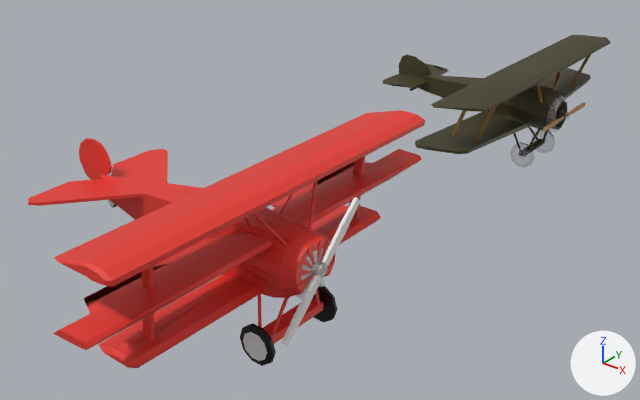
Before and after pictures for a commit that changed the Blender file Custom Assets/camel.blend.
Camera for both pictures: a camera (50 mm lens) standing at (3.86, -8.74, 1.67) and looking at (-1.13, -2.5, -2.2). The axes (+X, +Y, +Z) are drawn at lower right. The lights are the same throughout.
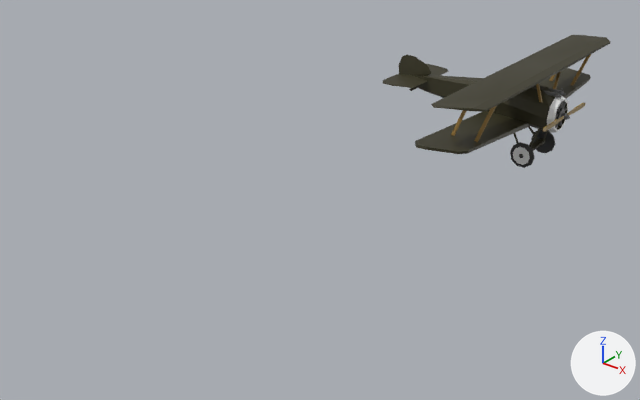
Changed parts and their boxes (x1, y1, x2, y2) in the pictures (640 x 400 px):
'Plane.001', deleted (red): before (28, 110, 425, 368)
    faces in mat_material_008 (red #e7372c): (28, 110, 425, 368)
    faces in mat_material_010 (black #000000): (108, 200, 337, 366)
    faces in mat_material_009 (white #e7e7e7): (109, 200, 325, 361)
'Body', surface changed: (394, 62, 586, 168) in both
'Cylinder', deleted: before (281, 197, 360, 346)

Diff of the bpy script that builds the scene:
```diff
--- a/Custom Assets/camel.blend.py
+++ b/Custom Assets/camel.blend.py
@@ mat_material_001 @@
 mat_material_001.roughness = 0.25
-mat_material_001.alpha = 0.2
@@ mat_material_002 @@
 mat_material_002.roughness = 0.25
-mat_material_002.alpha = 0.2
@@ ob_plane_001 @@
-ob_plane_001 = bpy.data.objects.new('Plane.001', me_plane_003)
-ob_plane_001.location = (-0.542, -4.249, -1.45)
-ob_plane_001.rotation_euler = (0.0, 0.0, 1.571)  # degrees (0, 0, 90)
@@ ob_cylinder @@
-ob_cylinder = bpy.data.objects.new('Cylinder', me_cylinder_000)
-ob_cylinder.location = (0.034, -4.249, -1.697)
-ob_cylinder.rotation_euler = (0.0, 0.0, 1.571)  # degrees (0, 0, 90)
```
